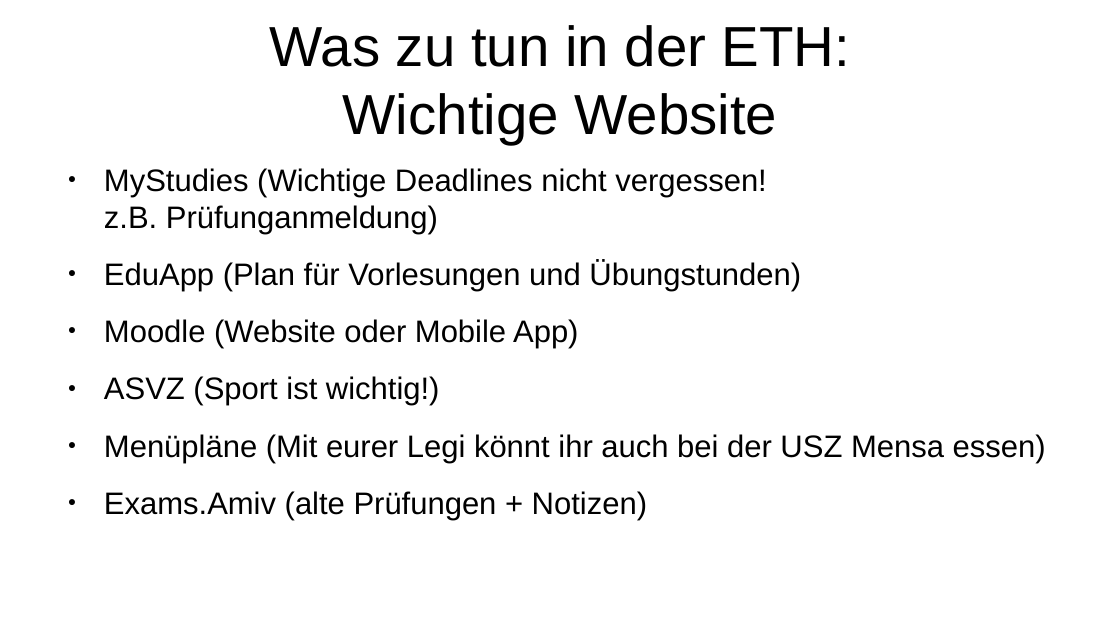
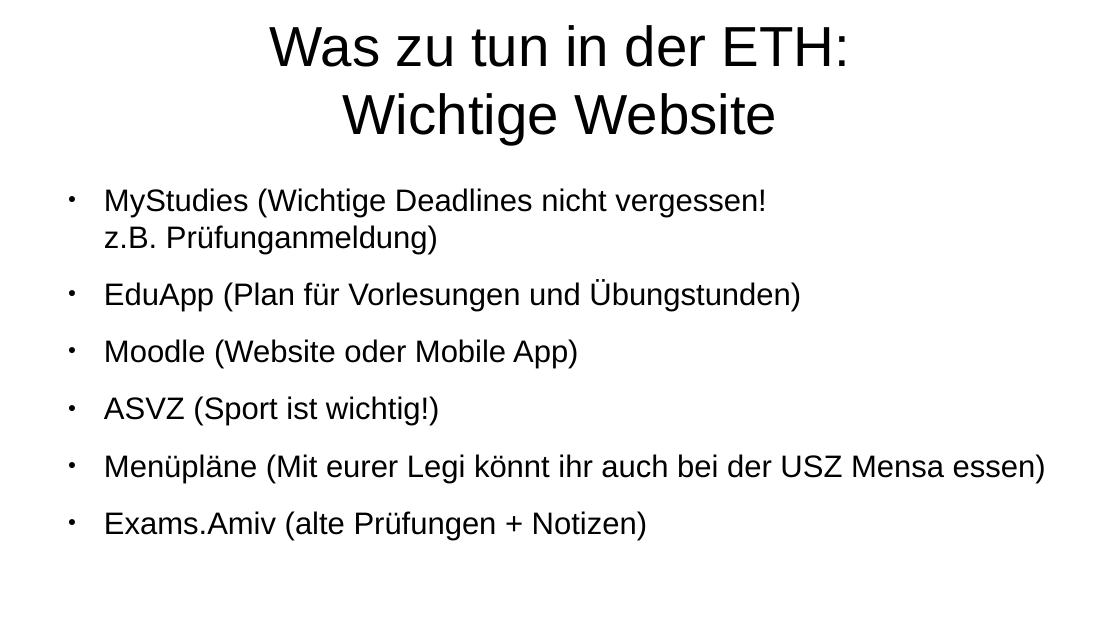
Before and after one commit to promitheas-nikou/eth-work, a slide deck: slide 4 of 2026H-NuS1/slides/W1.odp. Drawn at 1120x630 pixels with LibreOffice and Linux fonts; fonts in the diff are those of the drawing. Boxes give left, top, right and bottom in pixels: in the first picture for what was removed or moved away, otherwise in the second. Text is boxed around its words. In the diff, an @@ line names an element or a change of style, - is before the commit and + after.

```diff
--- a/2026H-NuS1/slides/W1.odp
+++ b/2026H-NuS1/slides/W1.odp
@@ text "MyStudies (Wichtige Deadlines nicht vergessen! ...": place and size @@
-text "MyStudies (Wichtige Deadlines nicht vergessen! ..." at box(104, 168, 1046, 520)
+text "MyStudies (Wichtige Deadlines nicht vergessen! ..." at box(104, 188, 1046, 540)
```
Also in this commit, not shown: 1 other slide changed, 3 other files.
